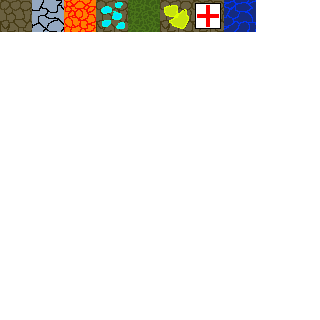
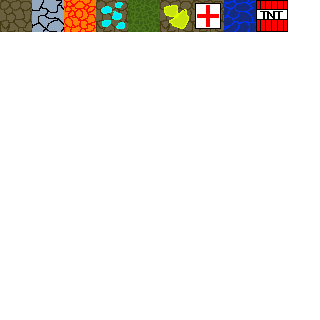
Layers edited between the first and the second w=320, h=320 image:
added layer "Layer 5" above "Layer 4" over 256, 0, 288, 32
